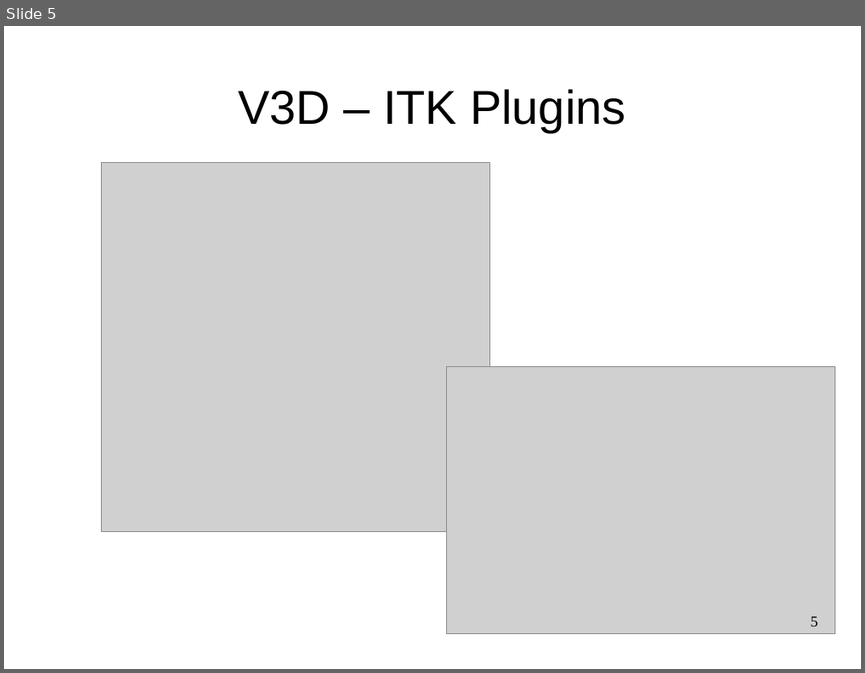
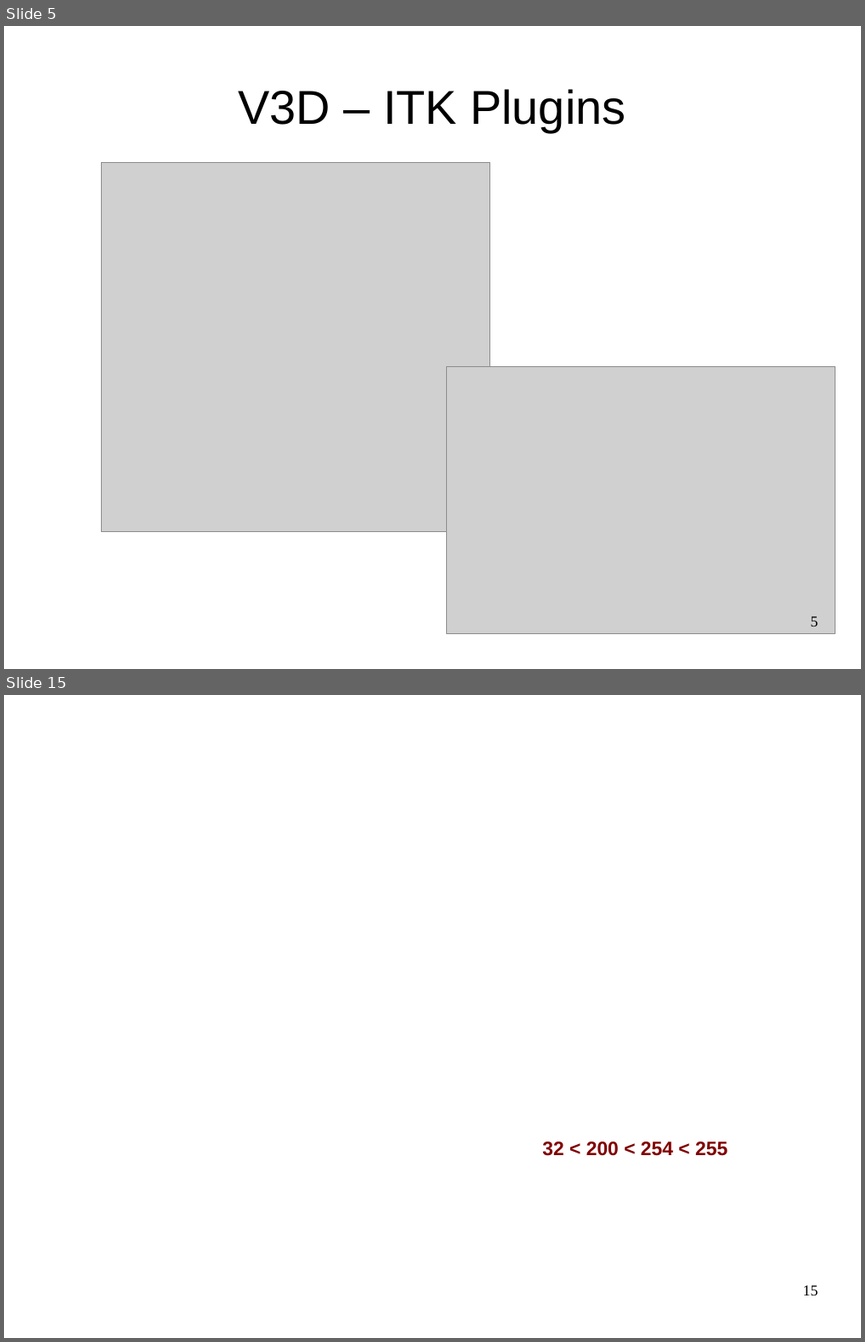
Before and after one commit to luisibanez/MicroscopyTutorial, a slide deck: Documents/MicroscopyImageAnalysis-V3D-Thresholding.odp. Shown one above the other, each under a label of ours: slide 5 before the commit, slides 5 and 15 after it; the slides between them are not shown. The pictures are 865x673 and 865x1342 pixels, drawn with LibreOffice and Linux fonts; fonts in the diff are those of the drawing; grey boxes stand for pictures; background and template pictures are left out. Boxes give left, top, right and bottom in pixels: in the first picture for what was removed or moved away, otherwise in the second. Text is boxed around its words. In the diff, an @@ line names an element or a change of style, - is before the commit and + after.

```diff
--- a/Documents/MicroscopyImageAnalysis-V3D-Thresholding.odp
+++ b/Documents/MicroscopyImageAnalysis-V3D-Thresholding.odp
@@ slide 15 added at bbox=[4, 695, 861, 1338], background picture (left out) @@
@@ text added at bbox=[542, 1141, 727, 1156], 18 pt, text #800000, bold @@
+32 < 200 < 254 < 255
@@ page number added at bbox=[803, 1285, 818, 1295], 14 pt, text #000000 @@
+15
```
Also in this commit, not shown: 10 other slides added.
